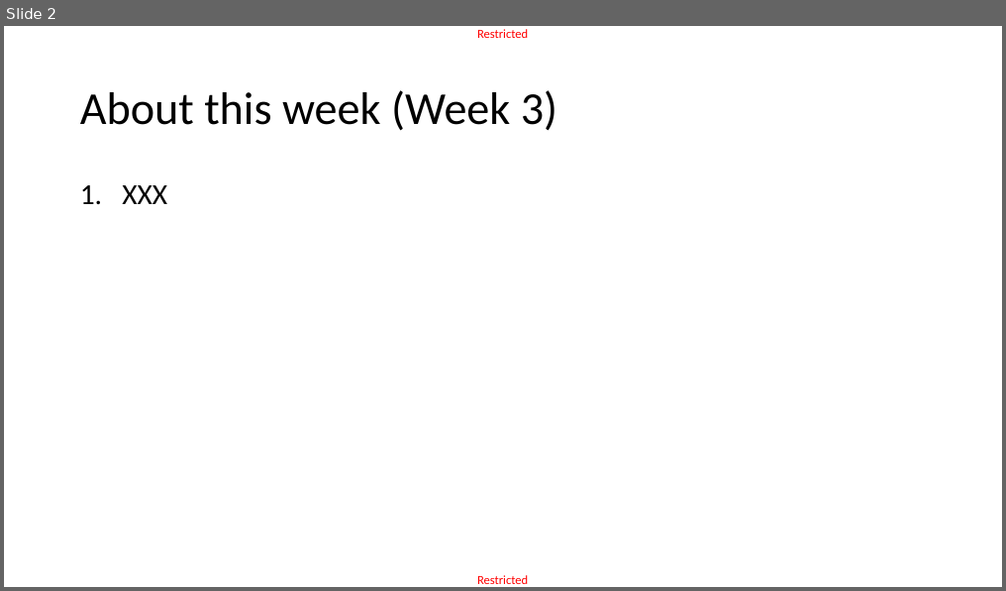
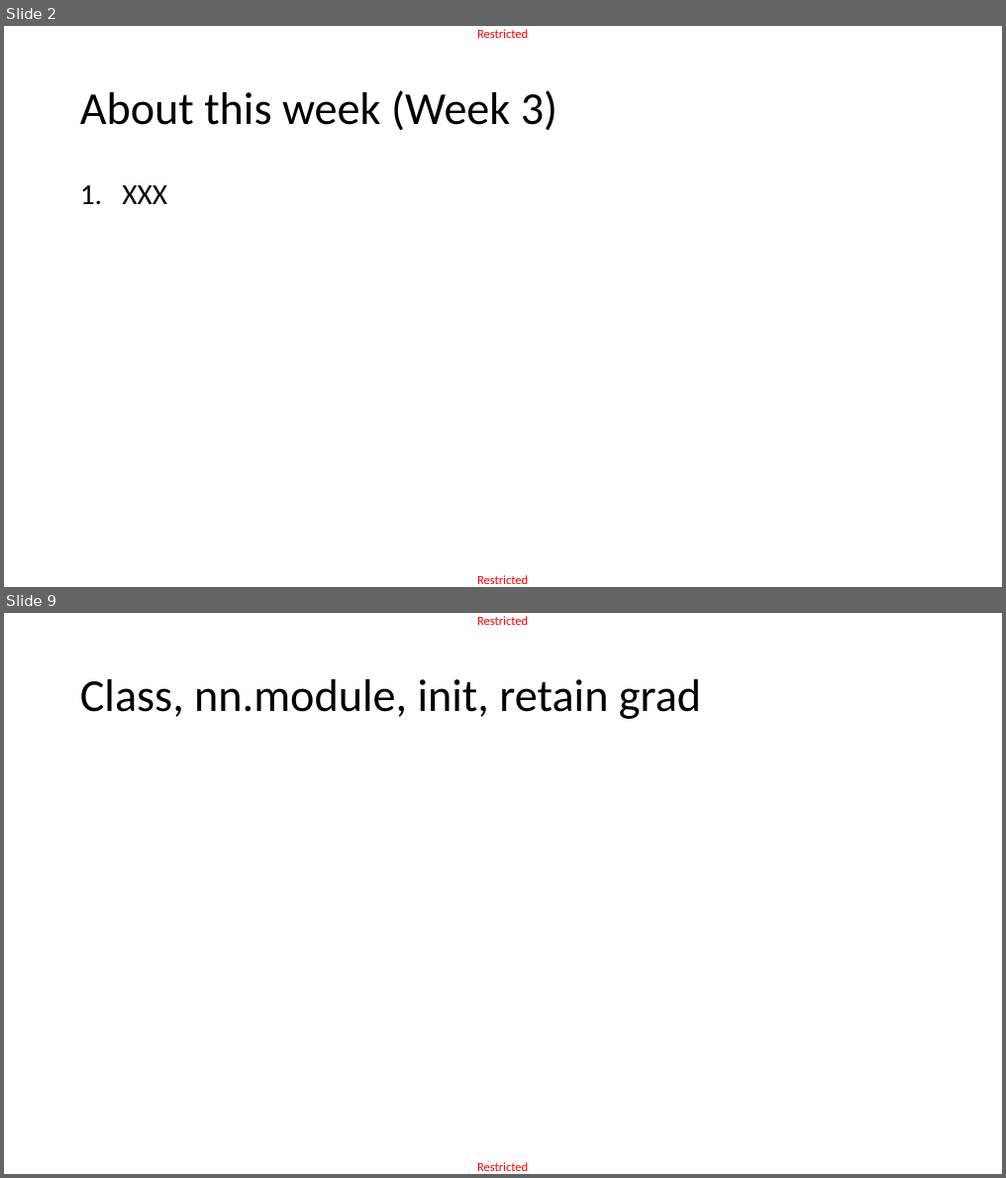
Before and after one commit to matthieudemari/SUTD_DL_50_039, a slide deck: W3/0. All/W3.pptx. Shown one above the other, each under a label of ours: slide 2 before the commit, slides 2 and 9 after it; the slides between them are not shown. The pictures are 1006x591 and 1006x1178 pixels, drawn with LibreOffice and Linux fonts; fonts in the diff are those of the drawing. Boxes give left, top, right and bottom in pixels: in the first picture for what was removed or moved away, otherwise in the second. Text is boxed around its words. In the diff, an @@ line names an element or a change of style, - is before the commit and + after.

```diff
--- a/W3/0. All/W3.pptx
+++ b/W3/0. All/W3.pptx
@@ slide 9 added at (x1=4, y1=613, x2=1002, y2=1174), background #FFFFFF; not listed: 2 template elements that a slide beside it also shows @@
@@ title added at (x1=80, y1=679, x2=701, y2=719), 44 pt, text #000000 @@
+Class, nn.module, init, retain grad
```
Also in this commit, not shown: 26 other slides added, 1 other file.
